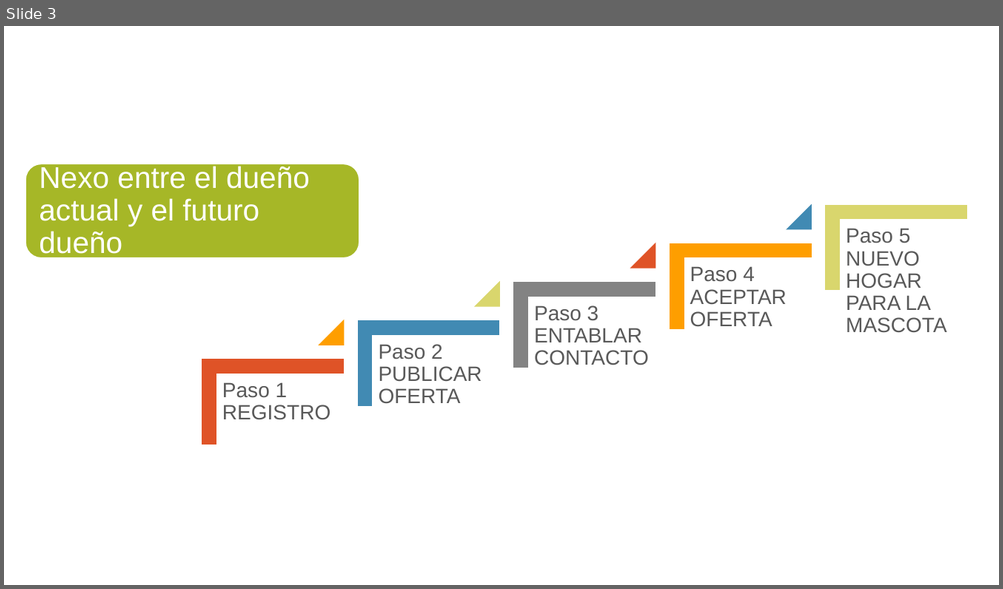
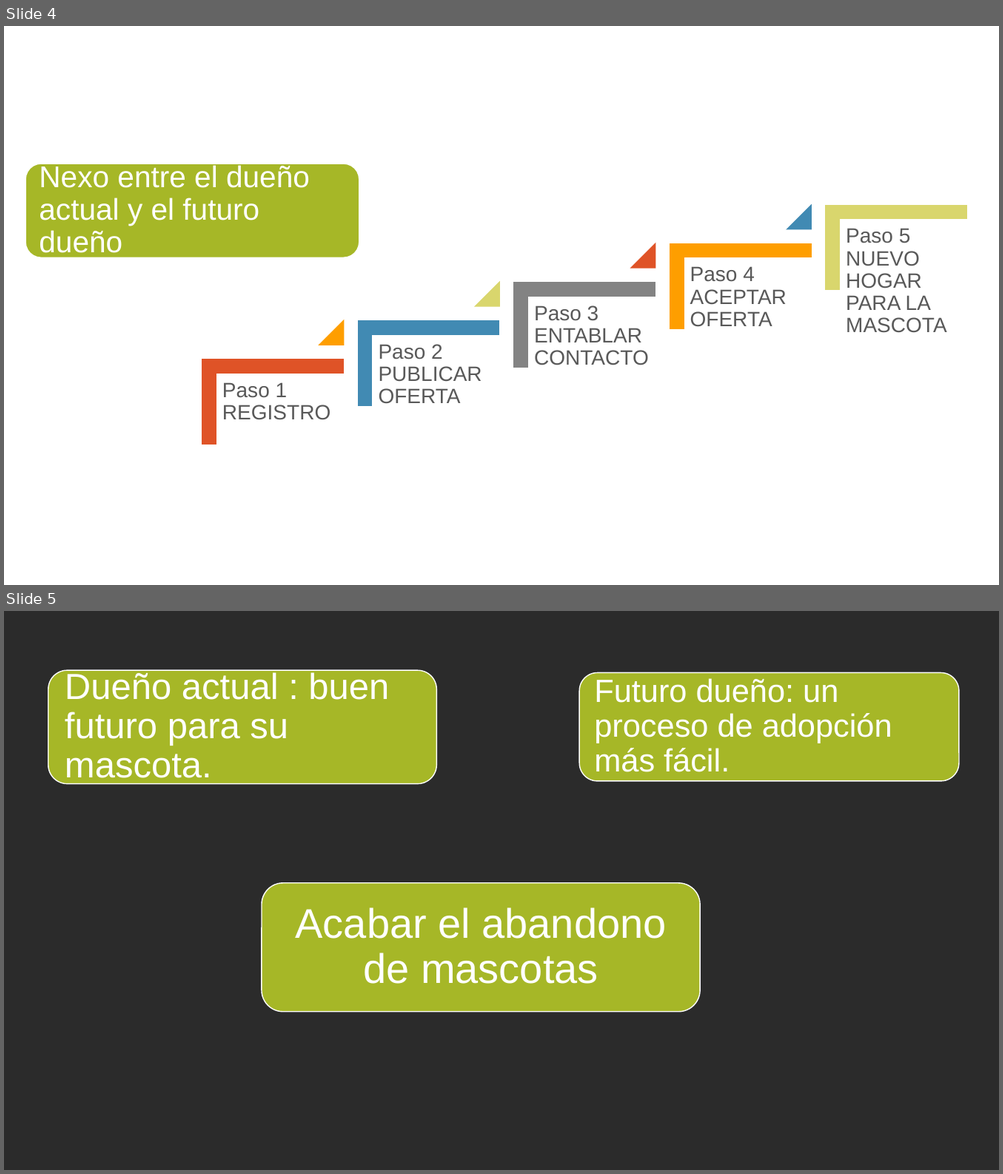
Before and after one commit to sergiolopezm5/blablapet, a slide deck: BlaBlaPet.pptx. Shown one above the other, each under a label of ours: slide 3 before the commit, slides 4 and 5 after it. The pictures are 1003x589 and 1003x1174 pixels, drawn with LibreOffice and Linux fonts; fonts in the diff are those of the drawing; background and template pictures are left out; a plain dark background stands for a picture behind light text. Boxes give left, top, right and bottom in pixels: in the first picture for what was removed or moved away, otherwise in the second. Text is boxed around its words. In the diff, an @@ line names an element or a change of style, - is before the commit and + after.

```diff
--- a/BlaBlaPet.pptx
+++ b/BlaBlaPet.pptx
@@ slide 5 added at <box>4,611,999,1170</box>, background picture (left out) @@
@@ rounded rectangle added at <box>48,671,436,784</box>, fill #A6B727, outline #FFFFFF 1 pt @@
@@ text added at <box>65,670,389,785</box>, 35 pt, text #FFFFFF @@
+Dueño actual : buen futuro para su mascota.
@@ rounded rectangle added at <box>579,673,959,781</box>, fill #A6B727, outline #FFFFFF 1 pt @@
@@ text added at <box>594,678,892,772</box>, 31 pt, text #FFFFFF @@
+Futuro dueño: un proceso de adopción más fácil.
@@ rounded rectangle added at <box>262,883,700,1012</box>, fill #A6B727, outline #FFFFFF 1 pt @@
@@ text added at <box>296,908,666,984</box>, 40 pt, text #FFFFFF @@
+Acabar el abandono de mascotas
@@ what was slide 3 is now slide 4 @@
```
Also in this commit, not shown: 3 slides changed, 4 other slides added, 2 slides removed, 1 other file.
